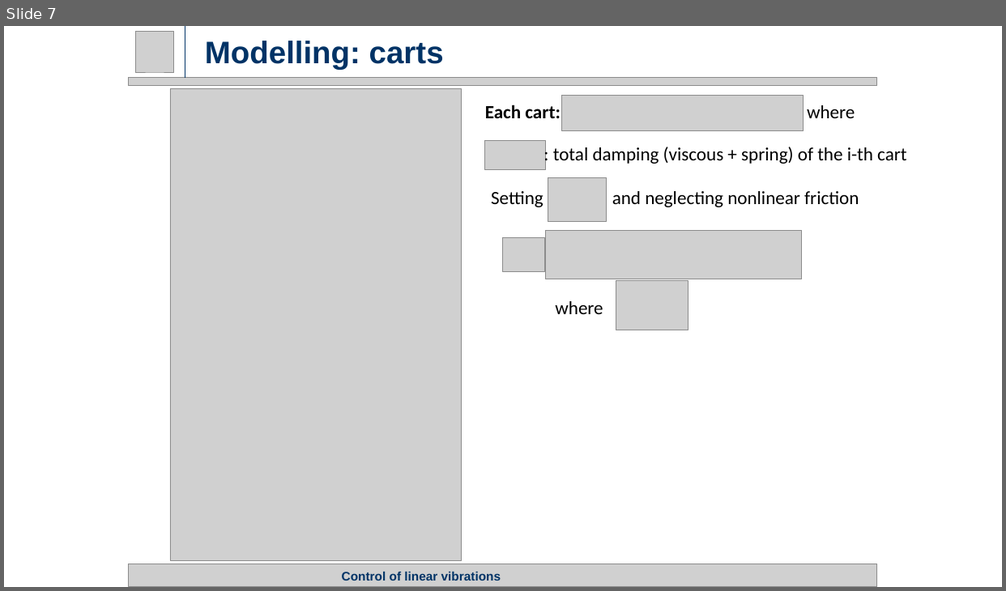
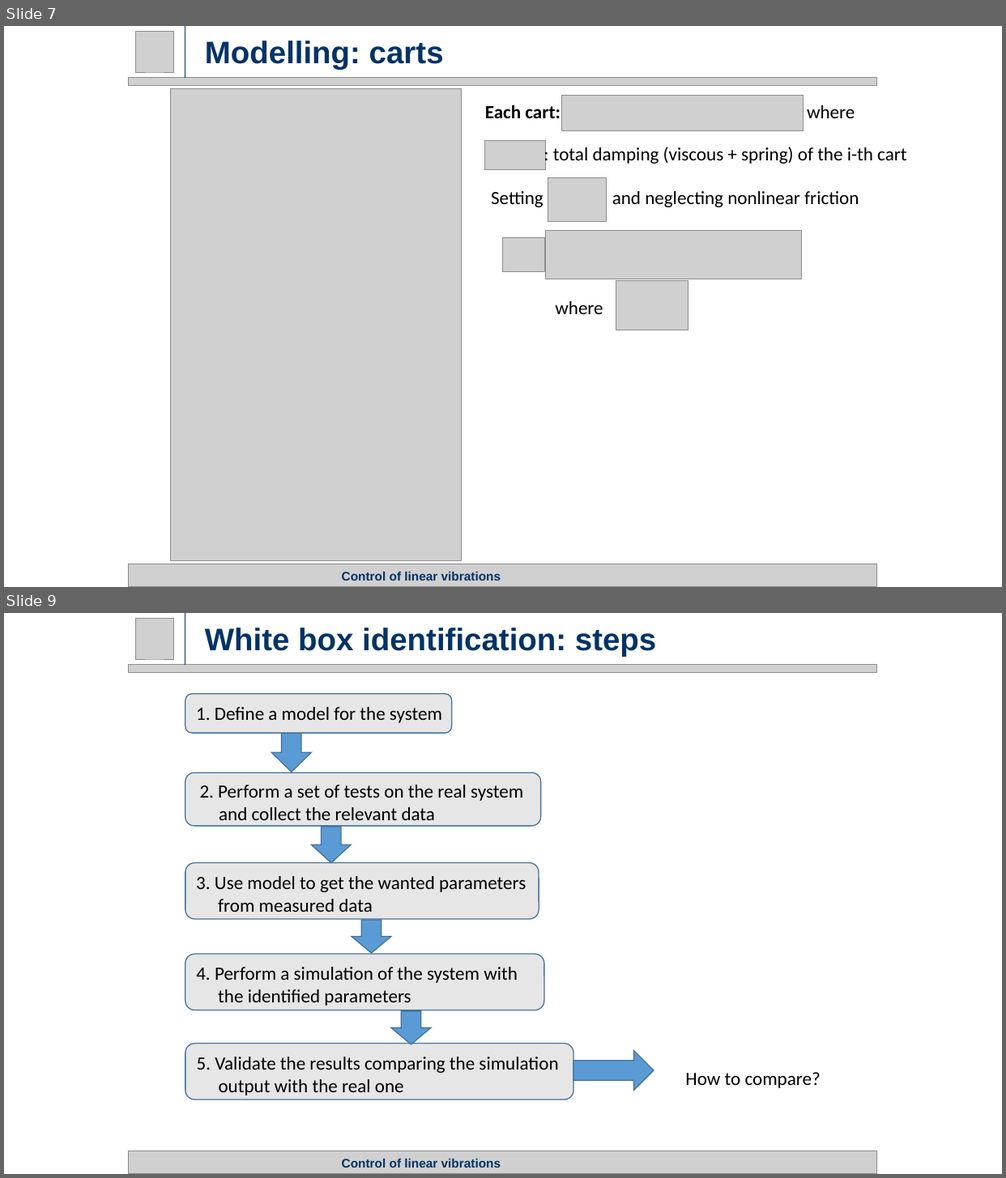
Before and after one commit to rssalessio/Control-Linear-Vibrations, a slide deck: finalPresentation/Part 1/Part1.pptx. Shown one above the other, each under a label of ours: slide 7 before the commit, slides 7 and 9 after it; the slides between them are not shown. The pictures are 1006x591 and 1006x1178 pixels, drawn with LibreOffice and Linux fonts; fonts in the diff are those of the drawing; grey boxes stand for pictures. Boxes give left, top, right and bottom in pixels: in the first picture for what was removed or moved away, otherwise in the second. Text is boxed around its words. In the diff, an @@ line names an element or a change of style, - is before the commit and + after.

```diff
--- a/finalPresentation/Part 1/Part1.pptx
+++ b/finalPresentation/Part 1/Part1.pptx
@@ slide 9 added at <box>4,613,1002,1174</box>, background #FFFFFF @@
@@ picture added at <box>136,618,174,659</box> @@
@@ line added from (185, 665) to (185, 613), #003366 0.75 pt @@
@@ title added at <box>205,628,656,656</box>, 30 pt, text #003366, bold @@
+White box identification: steps
@@ picture added at <box>129,665,878,673</box> @@
@@ rounded rectangle added at <box>185,694,452,733</box>, fill #E7E6E6, outline #43739E 1 pt @@
@@ text added at <box>196,707,442,723</box>, 18 pt, text #000000 @@
+1. Define a model for the system
@@ down arrow added at <box>272,734,312,773</box>, fill #5B9BD5, outline #43739E 1 pt @@
@@ rounded rectangle added at <box>185,773,541,826</box>, fill #E7E6E6, outline #43739E 1 pt @@
@@ text added at <box>200,785,523,820</box>, 18 pt, text #000000 @@
+2. Perform a set of tests on the real system
+and collect the relevant data
@@ down arrow added at <box>312,827,351,863</box>, fill #5B9BD5, outline #43739E 1 pt @@
@@ rounded rectangle added at <box>185,863,539,919</box>, fill #E7E6E6, outline #43739E 1 pt @@
@@ text added at <box>196,876,526,912</box>, 18 pt, text #000000 @@
+3. Use model to get the wanted parameters from measured data
@@ down arrow added at <box>351,920,391,953</box>, fill #5B9BD5, outline #43739E 1 pt @@
@@ rounded rectangle added at <box>185,954,544,1011</box>, fill #E7E6E6, outline #43739E 1 pt @@
@@ text added at <box>196,967,518,1006</box>, 18 pt, text #000000 @@
+4. Perform a simulation of the system with the identified parameters
@@ down arrow added at <box>391,1012,431,1044</box>, fill #5B9BD5, outline #43739E 1 pt @@
@@ rounded rectangle added at <box>185,1043,573,1100</box>, fill #E7E6E6, outline #43739E 1 pt @@
@@ text added at <box>197,1057,558,1096</box>, 18 pt, text #000000 @@
+5. Validate the results comparing the simulation output with the real one
@@ right arrow added at <box>573,1051,654,1091</box>, fill #5B9BD5, outline #43739E 1 pt @@
@@ text added at <box>685,1072,820,1088</box>, 18 pt, text #000000 @@
+How to compare?
@@ picture added at <box>129,1152,878,1174</box> @@
@@ title added at <box>342,1159,501,1168</box>, 12 pt, text #003366, bold @@
+Control of linear vibrations
```
Also in this commit, not shown: 2 slides changed, 1 other slide added, 3 slides removed.
